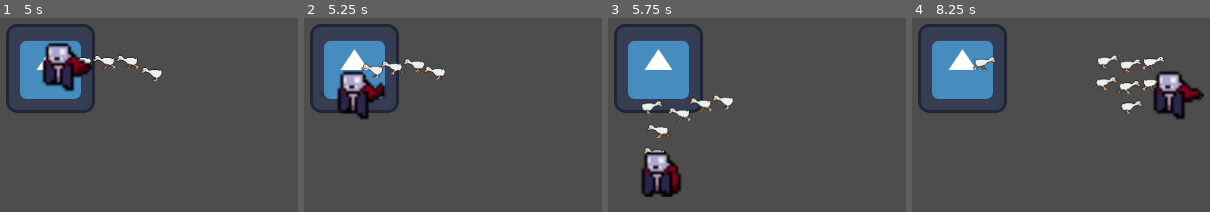
Above: before the commit, frames 1-4 (left to right).
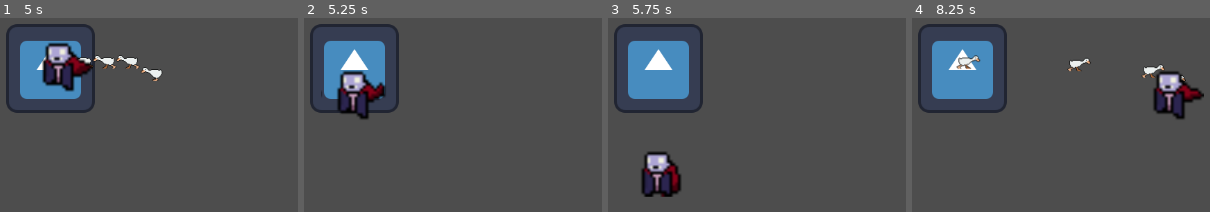
Above: after the commit, the same moments.

Repository: MatthewDulworth/gmtk26
Game: Godot game, scene res://lukes_level_DONT_TOUCH/level.tscn
Same seed, same stepped clock (60 frames per second), same inputs: the game is played once before the commit and once after it. This scene is started directly instead of the project's main scene. The engine's default icon, where the game draws it, is replaced by a stand-in: a white triangle on a blue panel in a dark square.
Inputs:
- Up to frame 1 (5 s): tap Enter at 0.5 s; hold D (move_right) 0.53-1.28 s; hold Shift (shoot) 0.53-1.28 s; hold S (move_down) 1.28-2.03 s; tap Shift (shoot) at 1.35, 2.85, 4.35 s; hold D (move_right) 2.03-2.78 s; hold Shift (shoot) 2.03-2.78 s; hold W (move_up) 2.78-3.53 s; hold Shift (shoot) 3.53-4.28 s; hold A (move_left) from 3.53 s (still down)
- Up to frame 2 (5.25 s): release A (move_left) at 5.03 s; hold S (move_down) from 5.03 s (still down); hold Shift (shoot) from 5.03 s (still down)
- Up to frame 3 (5.75 s): keep holding S (move_down); keep holding Shift (shoot)
- Up to frame 4 (8.25 s): release S (move_down) at 5.78 s; release Shift (shoot) at 5.78 s; hold D (move_right) 5.78-6.53 s; tap Shift (shoot) at 5.85, 7.35 s; hold W (move_up) 6.53-7.28 s; hold Shift (shoot) 6.53-7.28 s; hold D (move_right) 7.28-8.03 s; hold S (move_down) from 8.03 s (still down); hold Shift (shoot) from 8.03 s (still down)

Frame 1 is identical in both runs. In frame 2, 1.0% of the frame differs, in the area x 19-48%, y 21-33%; in frame 3, 1.2%; in frame 4, 2.5%, in the area x 14-92%, y 19-50%.

Commit message:
added autokill for testing

Diff:
--- a/lukes_level_DONT_TOUCH/enemy_spawner.gd
+++ b/lukes_level_DONT_TOUCH/enemy_spawner.gd
@@ -17,9 +17,11 @@
 var current_wave_length: float = 10.0
 var current_wave = 0:
 	set(v):
-		current_wave_length *= 1.1
-		current_spawn_rate *= 0.9
+		current_wave_length += 1
+		current_spawn_rate -= 0.1
+		get_tree().create_timer(current_wave_length).timeout.connect(_kill_all_enemies)
 		_time_since_wave_start = 0
+		_time_since_last_spawn = 0
 		current_wave = v
 	get:
 		return current_wave
@@ -28,6 +30,7 @@
 # Called when the node enters the scene tree for the first time.
 func _ready() -> void:
 	enemy_count = 0
+	get_tree().create_timer(5).timeout.connect(_kill_all_enemies)
 
 func _process(delta: float) -> void:
 	if _time_since_wave_start > current_wave_length:
@@ -36,9 +39,18 @@
 	if _time_since_last_spawn > current_spawn_rate:
 		var new_enemy: EnemyController = enemy_scene.instantiate()
 		new_enemy.players = players
+		new_enemy.health.died.connect(_on_enemy_death)
 		add_child(new_enemy)
 		enemy_count += 1
 		_time_since_last_spawn = 0
 
 	_time_since_last_spawn += delta
 	_time_since_wave_start += delta
+
+func _on_enemy_death():
+	enemy_count -= 1
+
+func _kill_all_enemies():
+	for child in get_children():
+		if child is EnemyController:
+			child.health.take_damage(1000)
